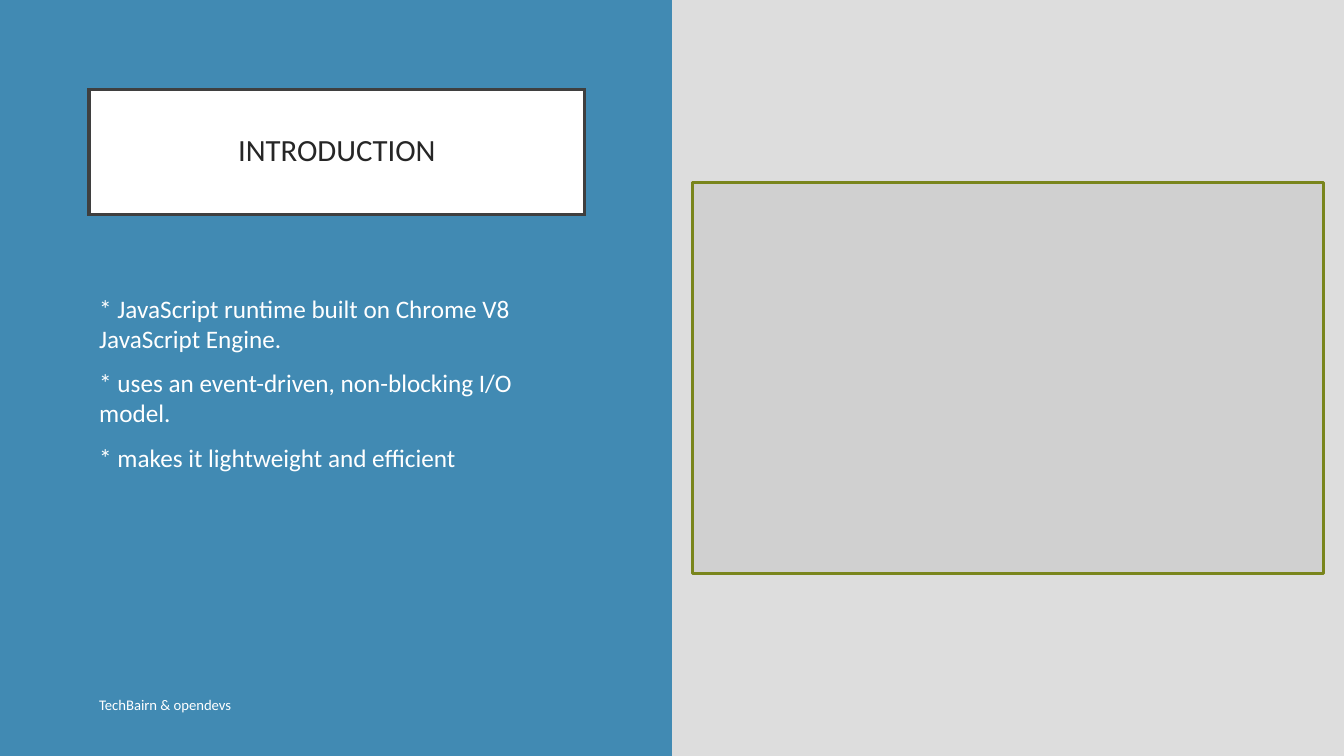
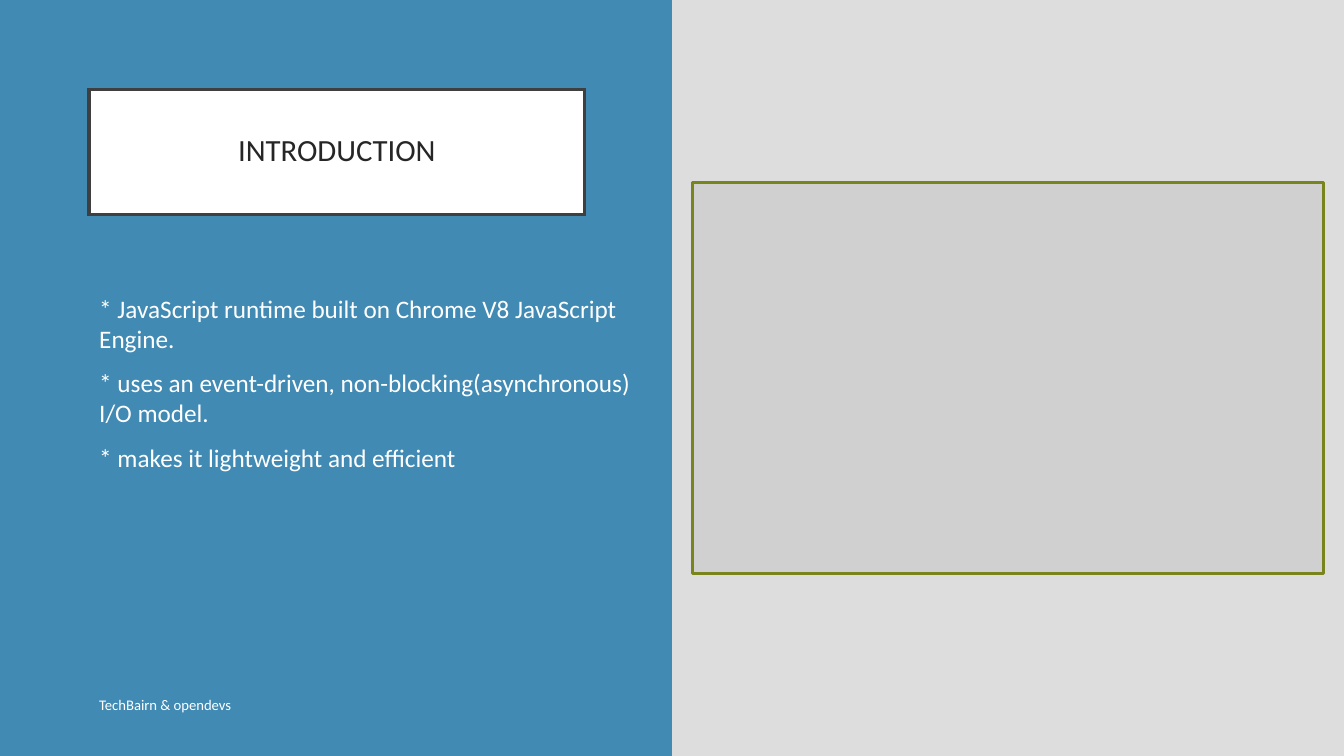
Before and after one commit to opendevs-org/webmonk-2, a slide deck: slide 3 of Course Day 7/Webmonk Course (day - 7).pptx. Drawn at 1344x756 pixels with LibreOffice and Linux fonts; fonts in the diff are those of the drawing; grey boxes stand for pictures. Boxes give left, top, right and bottom in pixels: in the first picture for what was removed or moved away, otherwise in the second. Text is boxed around its words. In the diff, an @@ line names an element or a change of style, - is before the commit and + after.

```diff
--- a/Course Day 7/Webmonk Course (day - 7).pptx
+++ b/Course Day 7/Webmonk Course (day - 7).pptx
@@ text at bbox=[99, 374, 630, 423]: text changed @@
-* uses an event-driven, non-blocking I/O model.
+* uses an event-driven, non-blocking(asynchronous) I/O model.
```
Also in this commit, not shown: 2 other slides changed.
